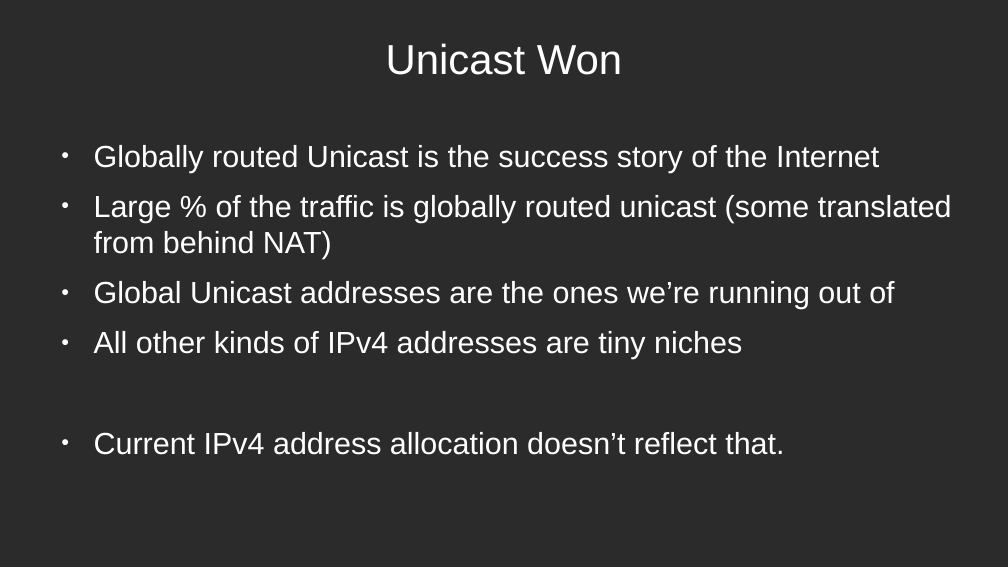
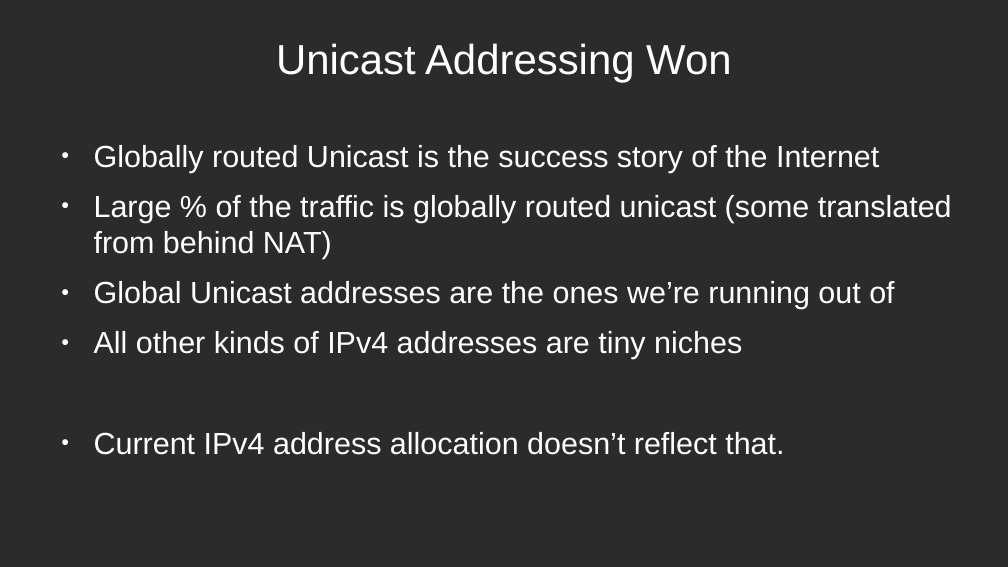
Before and after one commit to schoen/unicast-extensions, a slide deck: slide 3 of docs/IPv4 Unicast Extensions3.odp. Drawn at 1008x567 pixels with LibreOffice and Linux fonts; fonts in the diff are those of the drawing; background and template pictures are left out; a plain dark background stands for a picture behind light text. Boxes give left, top, right and bottom in pixels: in the first picture for what was removed or moved away, otherwise in the second. Text is boxed around its words. In the diff, an @@ line names an element or a change of style, - is before the commit and + after.

```diff
--- a/docs/IPv4 Unicast Extensions3.odp
+++ b/docs/IPv4 Unicast Extensions3.odp
@@ title at [276, 43, 731, 82]: text changed @@
-Unicast Won
+Unicast Addressing Won
```
Also in this commit, not shown: 6 other slides changed, 1 slide added, 1 slide removed, 1 other file.
